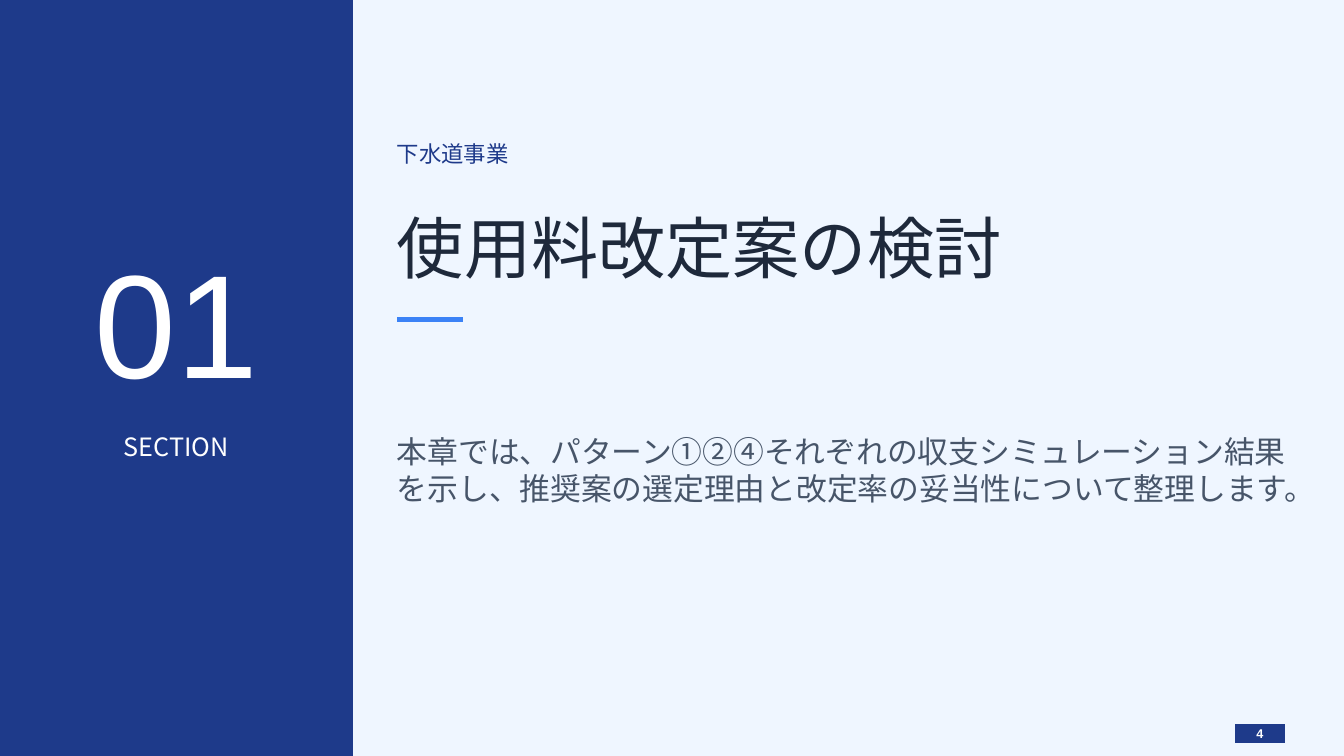
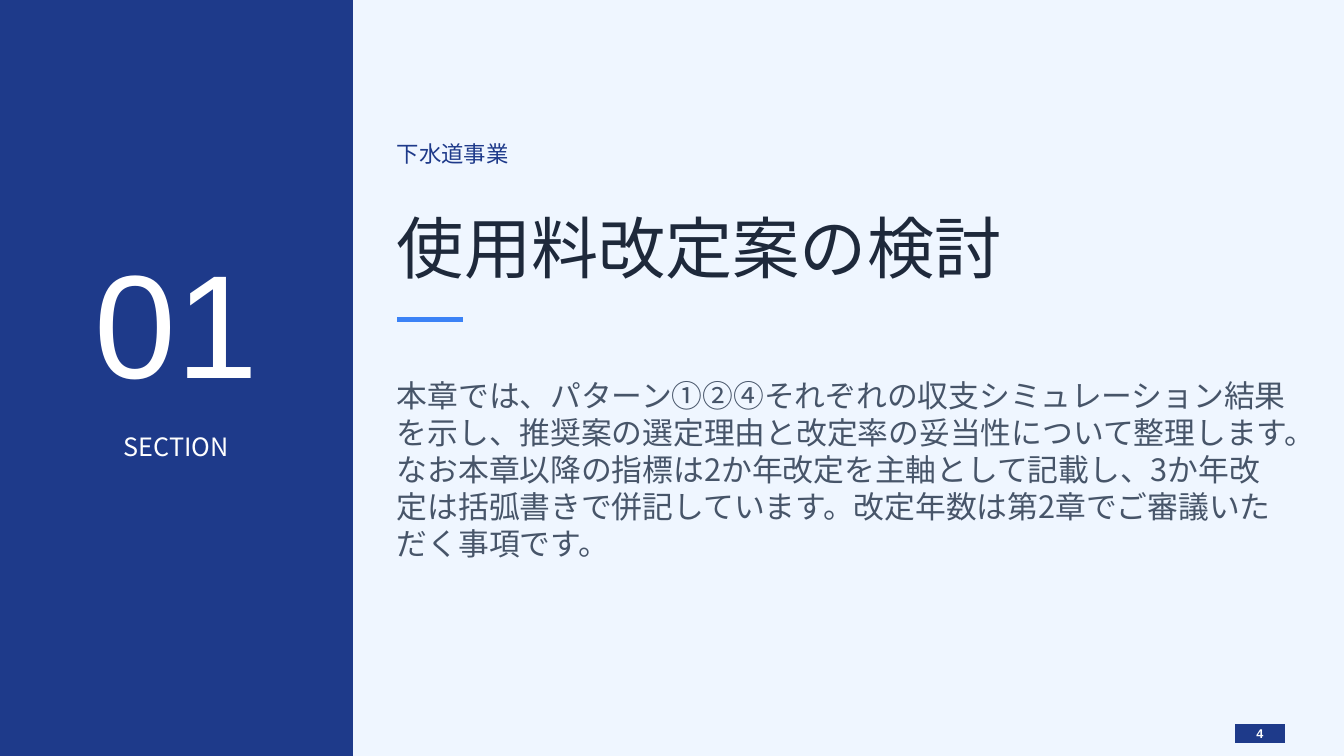
Before and after one commit to ryowakayama-gif/repository, a slide deck: slide 4 of rokko_sewage_council/output/六戸町_第2回審議会資料.pptx. Drawn at 1344x756 pixels with LibreOffice and Linux fonts; fonts in the diff are those of the drawing. Boxes give left, top, right and bottom in pixels: in the first picture for what was removed or moved away, otherwise in the second. Text is boxed around its words. In the diff, an @@ line names an element or a change of style, - is before the commit and + after.

```diff
--- a/rokko_sewage_council/output/六戸町_第2回審議会資料.pptx
+++ b/rokko_sewage_council/output/六戸町_第2回審議会資料.pptx
@@ text in freeform shape at (397, 455, 1271, 558): paragraph added @@
+なお本章以降の指標は2か年改定を主軸として記載し、3か年改定は括弧書きで併記しています。改定年数は第2章でご審議いただく事項です。
```
Also in this commit, not shown: 13 other slides changed, 5 other files.
